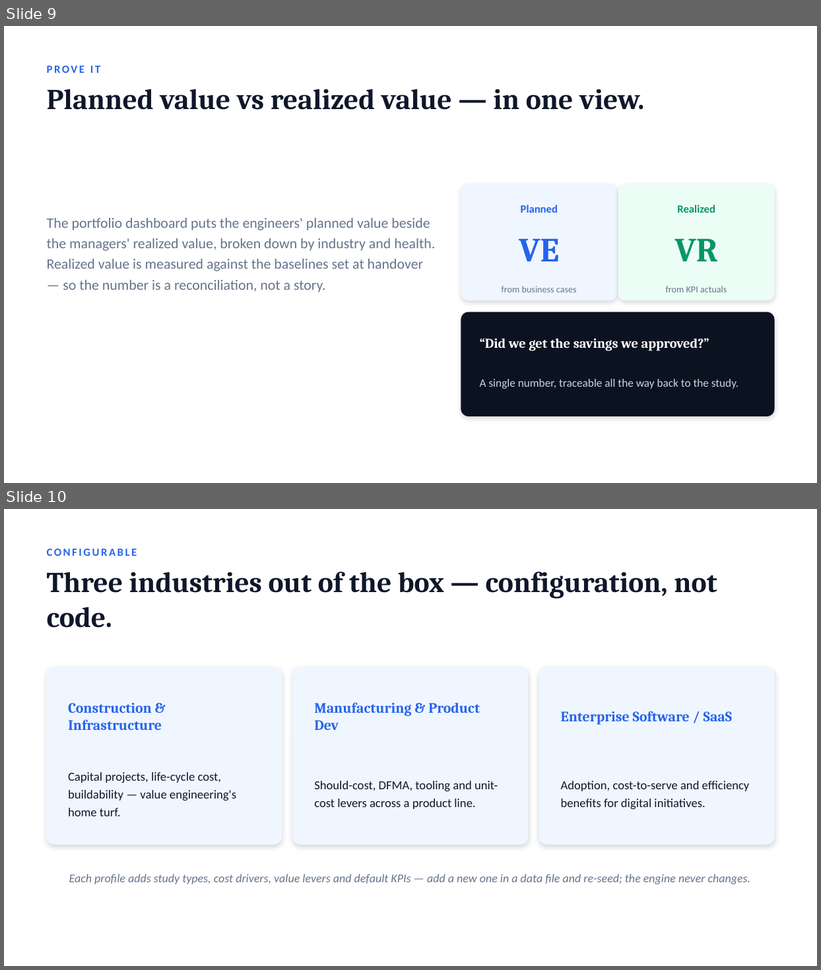
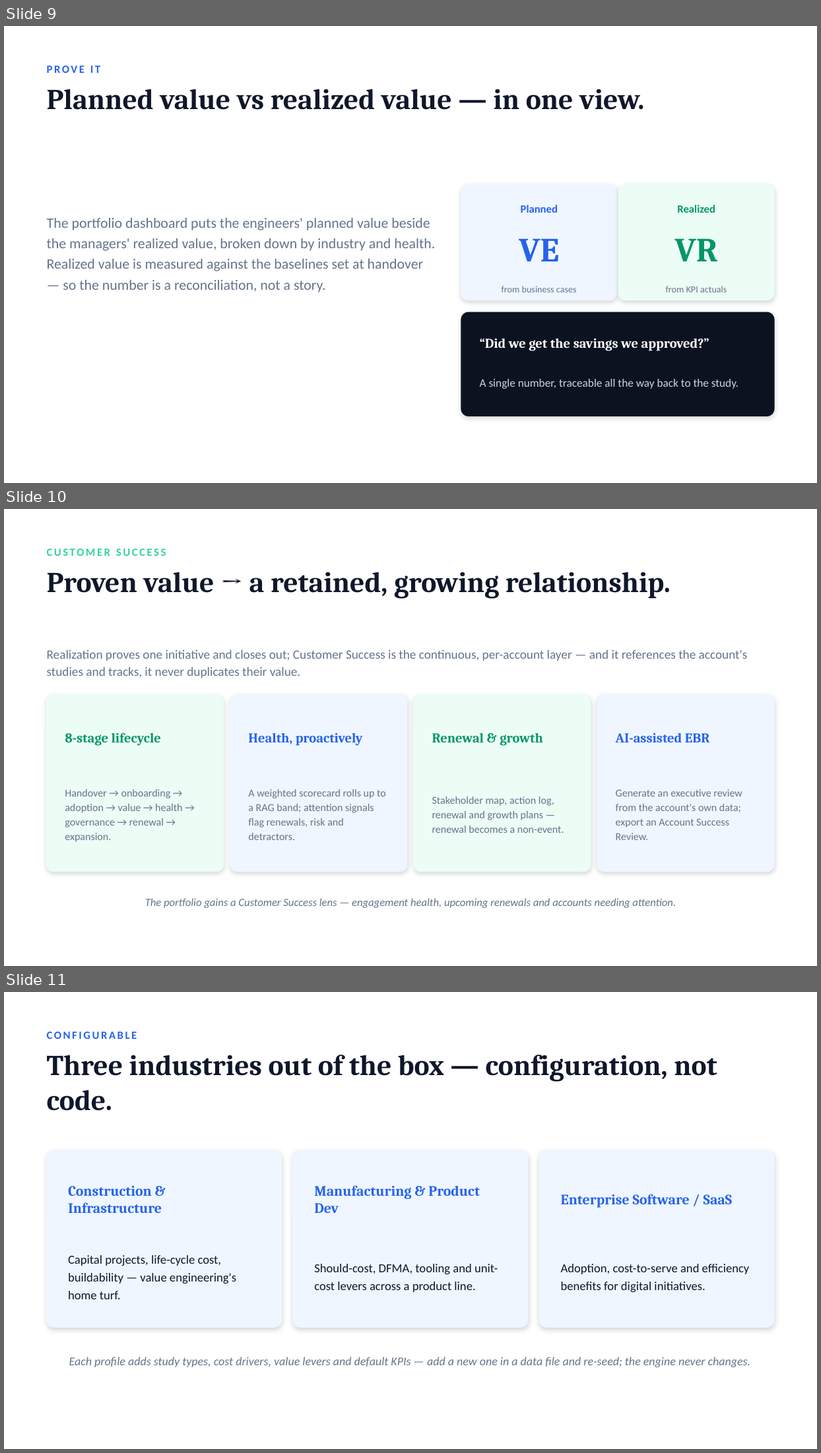
Before and after one commit to paulojorge1963/value-lifecycle-platform, a slide deck: demo-kit/ValueLifecycle-Solution-Overview.pptx. Shown one above the other, each under a label of ours: slides 9 and 10 before the commit, slides 9, 10 and 11 after it. The pictures are 821x970 and 821x1453 pixels, drawn with LibreOffice and Linux fonts; fonts in the diff are those of the drawing. Boxes give left, top, right and bottom in pixels: in the first picture for what was removed or moved away, otherwise in the second. Text is boxed around its words. In the diff, an @@ line names an element or a change of style, - is before the commit and + after.

```diff
--- a/demo-kit/ValueLifecycle-Solution-Overview.pptx
+++ b/demo-kit/ValueLifecycle-Solution-Overview.pptx
@@ slide 10 added at (4, 509, 817, 966), background #FFFFFF @@
@@ text added at (47, 549, 166, 556), 13 pt, text #34D399, bold @@
+CUSTOMER SUCCESS
@@ text added at (47, 572, 671, 599), 34 pt, text #0F172A, bold @@
+Proven value → a retained, growing relationship.
@@ text added at (47, 650, 748, 678), 15 pt, text #64748B @@
+Realization proves one initiative and closes out; Customer Success is the continuous, per-account layer — and it references the account's studies and tracks, it never duplicates their value.
@@ rounded rectangle added at (47, 695, 224, 872), fill #ECFDF5, outline #ECFDF5 1 pt @@
@@ rounded rectangle added at (230, 695, 407, 872), fill #EFF6FF, outline #EFF6FF 1 pt @@
@@ rounded rectangle added at (414, 695, 591, 872), fill #ECFDF5, outline #ECFDF5 1 pt @@
@@ rounded rectangle added at (597, 695, 774, 872), fill #EFF6FF, outline #EFF6FF 1 pt @@
@@ text added at (65, 733, 161, 746), 16 pt, text #059669, bold @@
+8-stage lifecycle
@@ text added at (248, 733, 363, 746), 16 pt, text #2563EB, bold @@
+Health, proactively
@@ text added at (432, 733, 543, 746), 16 pt, text #059669, bold @@
+Renewal & growth
@@ text added at (616, 733, 710, 743), 16 pt, text #2563EB, bold @@
+AI-assisted EBR
@@ text added at (65, 789, 183, 842), 12.5 pt, text #64748B @@
+Handover → onboarding → adoption → value → health → governance → renewal → expansion.
@@ text added at (248, 789, 386, 840), 12.5 pt, text #64748B @@
+A weighted scorecard rolls up to a RAG band; attention signals flag renewals, risk and detractors.
@@ text added at (432, 797, 564, 833), 12.5 pt, text #64748B @@
+Stakeholder map, action log, renewal and growth plans — renewal becomes a non-event.
@@ text added at (616, 789, 743, 840), 12.5 pt, text #64748B @@
+Generate an executive review from the account's own data; export an Account Success Review.
@@ text added at (145, 898, 676, 908), 13 pt, text #64748B, italic @@
+The portfolio gains a Customer Success lens — engagement health, upcoming renewals and accounts needing attention.
@@ what was slide 10 is now slide 11 @@
```
Also in this commit, not shown: 2 slides changed, 2 other files.
